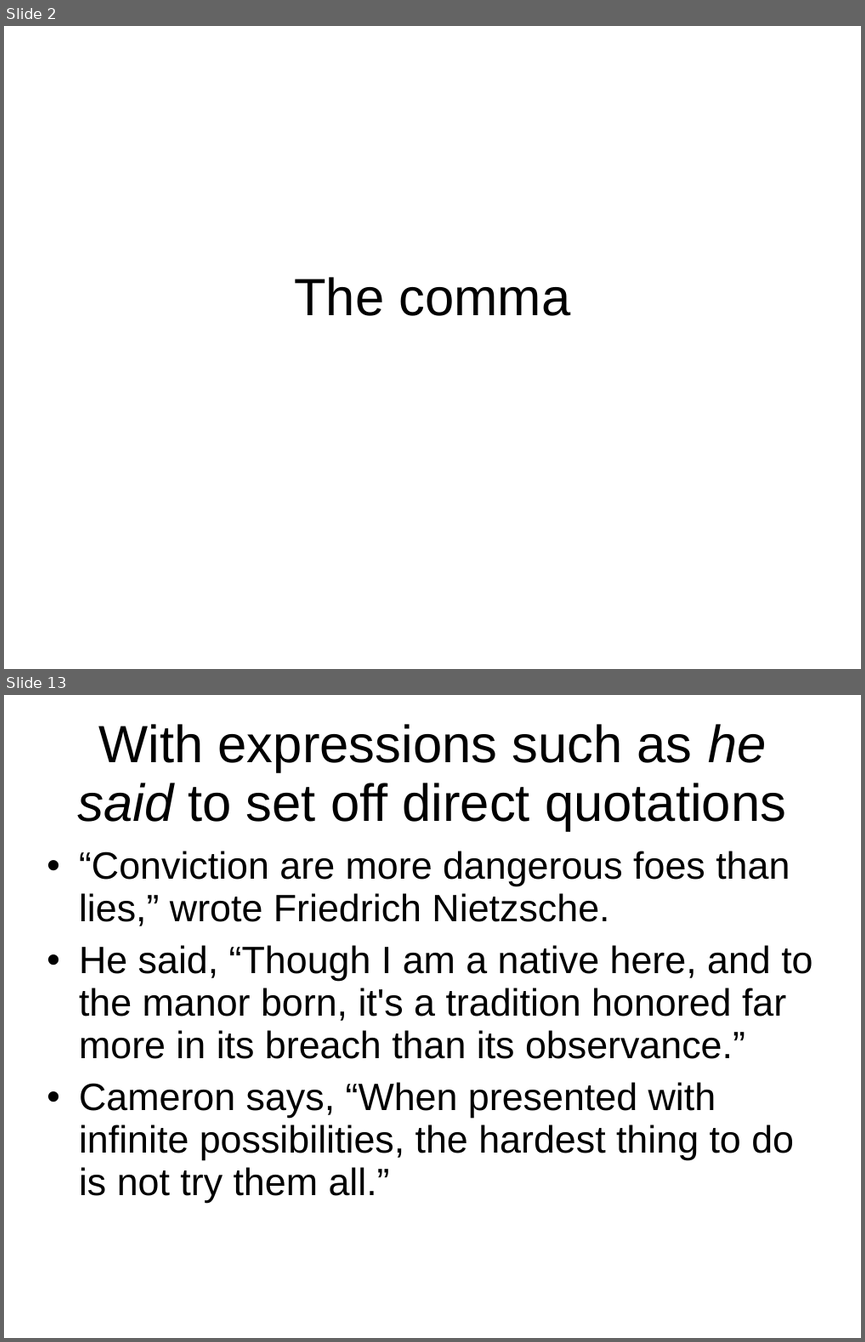
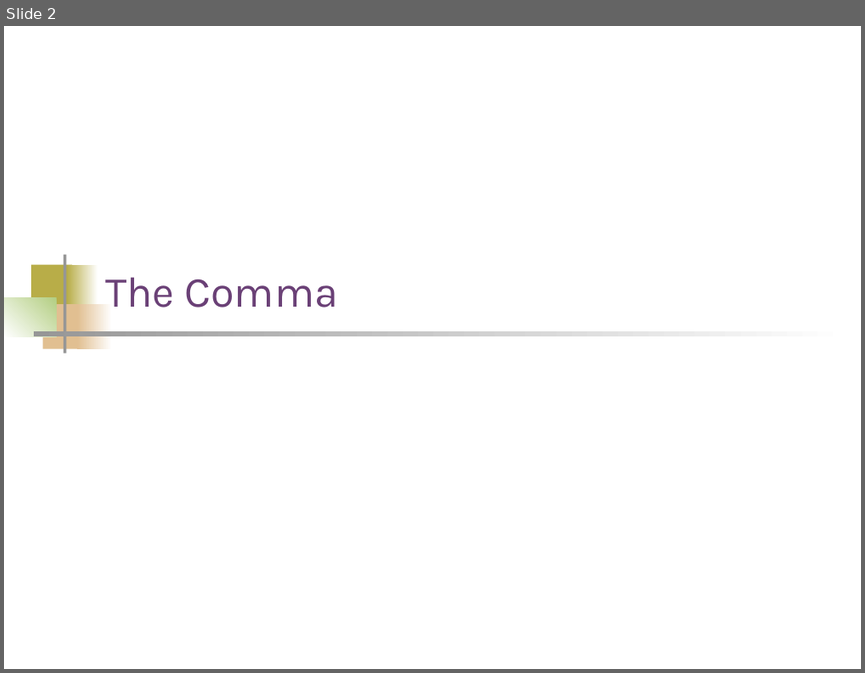
Before and after one commit to palmerc/lab, a slide deck: classes/engl4190/commas_and_end_punctuation.ppt. Shown one above the other, each under a label of ours: slides 2 and 13 before the commit, slide 2 after it; the slides between them are not shown. The pictures are 865x1342 and 865x673 pixels, drawn with LibreOffice and Linux fonts; fonts in the diff are those of the drawing. Boxes give left, top, right and bottom in pixels: in the first picture for what was removed or moved away, otherwise in the second. Text is boxed around its words. In the diff, an @@ line names an element or a change of style, - is before the commit and + after.

```diff
--- a/classes/engl4190/commas_and_end_punctuation.ppt
+++ b/classes/engl4190/commas_and_end_punctuation.ppt
@@ slide 13 removed at box(4, 695, 861, 1338), background #FFFFFF @@
@@ title removed at box(77, 724, 786, 830) @@
-With expressions such as he said to set off direct quotations
@@ text removed at box(79, 851, 812, 1202) @@
-• “Conviction are more dangerous foes than lies,” wrote Friedrich Nietzsche.
-• He said, “Though I am a native here, and to the manor born, it's a tradition honored far more in its breach than its observance.”
-• Cameron says, “When presented with infinite possibilities, the hardest thing to do is not try them all.”
@@ slide 2 changed as well @@
@@ title "The Comma" at box(105, 277, 338, 307): vertical alignment middle to bottom @@
@@ title at box(105, 277, 338, 307): text changed; size 44 to 36 pt; font Arial to Karla; text colour #000000 to #6A4076 @@
-The comma
+The Comma
@@ group added at box(4, 255, 849, 353): 7 rectangles @@
```
Also in this commit, not shown: 17 other slides changed, 2 slides added, 3 other slides removed.
